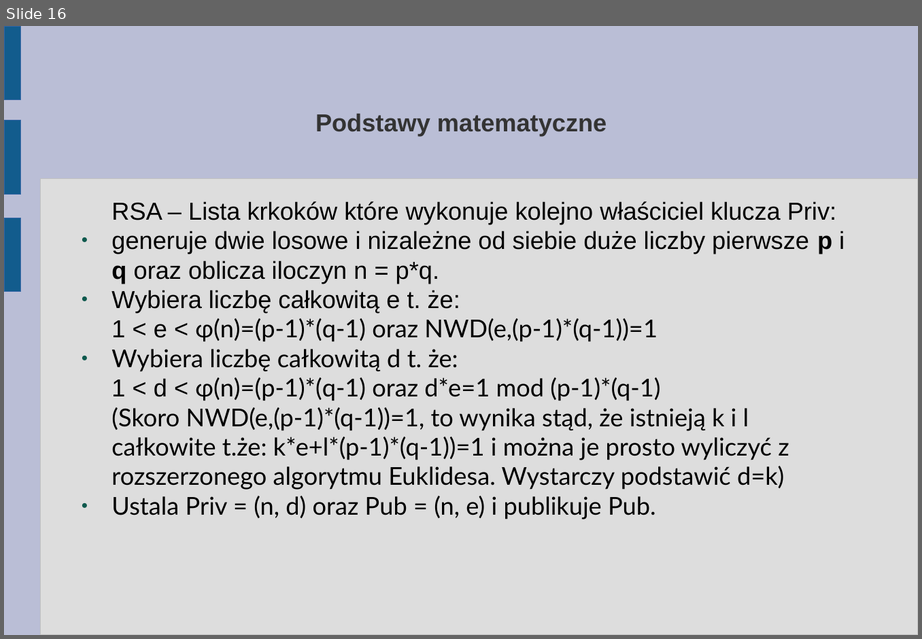
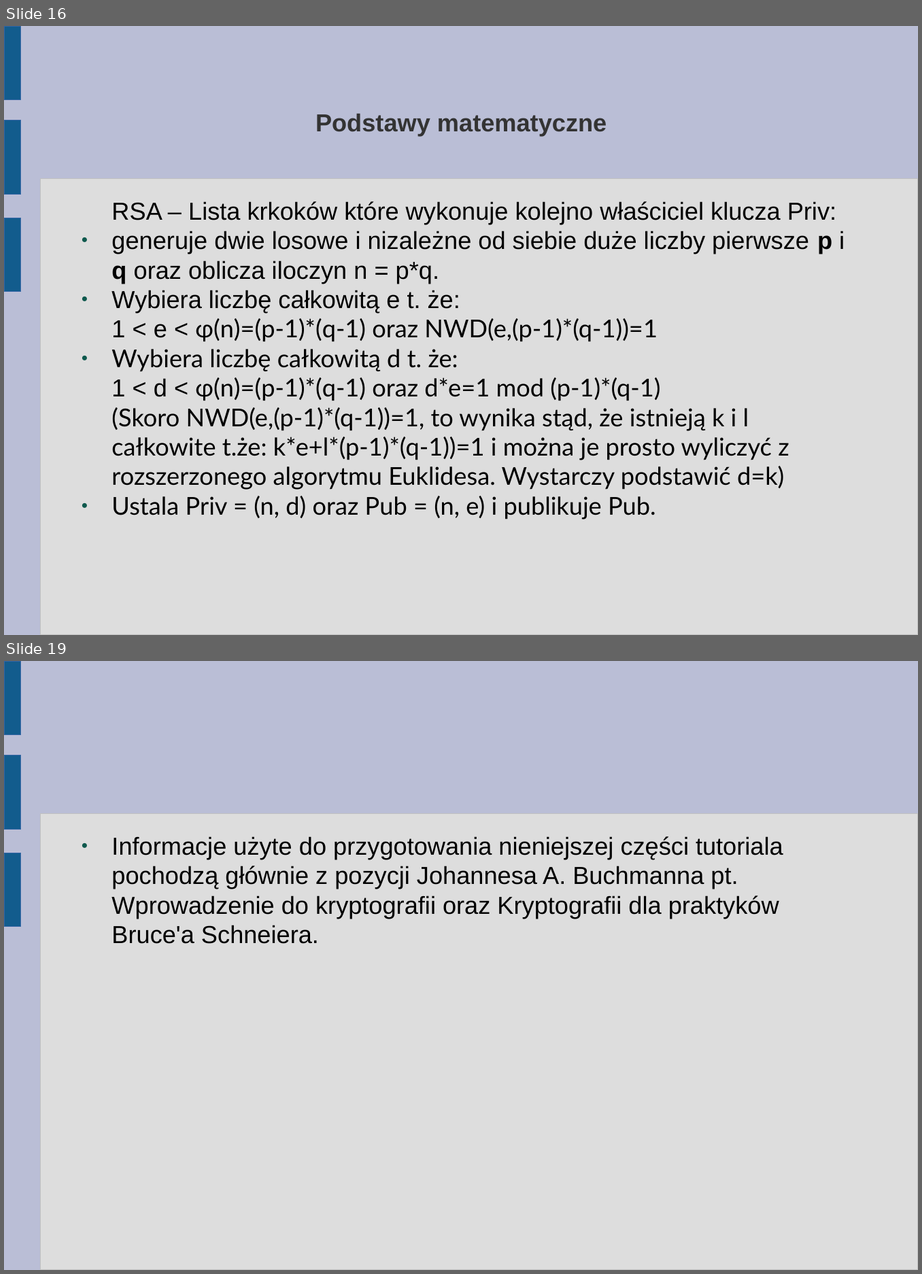
Before and after one commit to abhay123lp/internetvotingsystem, a slide deck: Tutorial/3. Troche matematyki (dla zainteresowanych).odp. Shown one above the other, each under a label of ours: slide 16 before the commit, slides 16 and 19 after it; the slides between them are not shown. The pictures are 922x639 and 922x1274 pixels, drawn with LibreOffice and Linux fonts; fonts in the diff are those of the drawing. Boxes give left, top, right and bottom in pixels: in the first picture for what was removed or moved away, otherwise in the second. Text is boxed around its words. In the diff, an @@ line names an element or a change of style, - is before the commit and + after.

Commit message:
Kryptografia z kluczem publicznym oraz mechanizm zaciemniania i odciemniania - dodane. Wstępna wersja edytorska.

```diff
--- a/Tutorial/3. Troche matematyki (dla zainteresowanych).odp
+++ b/Tutorial/3. Troche matematyki (dla zainteresowanych).odp
@@ slide 19 added at [4,661,918,1270], background #BABED6; not listed: 4 template elements that a slide beside it also shows @@
@@ text added at [111,836,783,944], 20.6 pt, text #000000 @@
+● Informacje użyte do przygotowania nieniejszej części tutoriala pochodzą głównie z pozycji Johannesa A. Buchmanna pt. Wprowadzenie do kryptografii oraz Kryptografii dla praktyków Bruce'a Schneiera.
```
Also in this commit, not shown: 2 other slides added, 2 slides removed.
